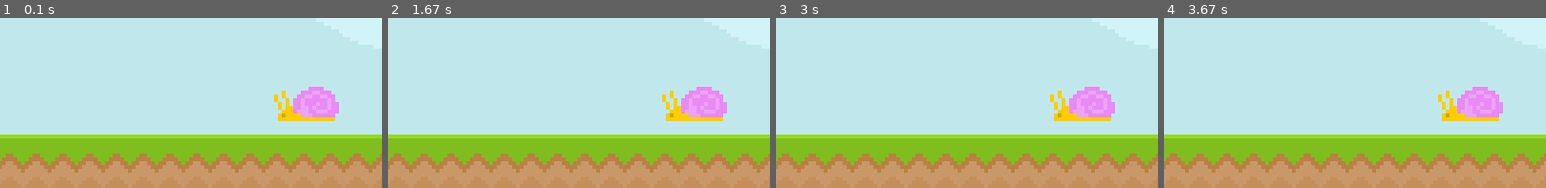
Above: before the commit, frames 1-4 (left to right).
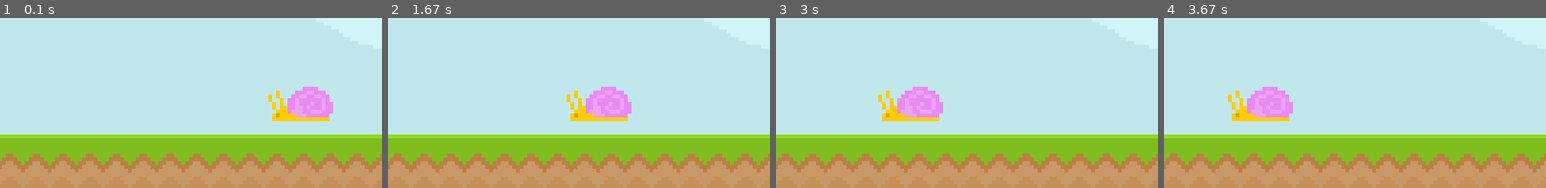
Above: after the commit, the same moments.

Repository: kalc1/Pygame-Test
Game: pygame game, started from Initial File.py
Same seed, same stepped clock (60 frames per second), same inputs: the game is played once before the commit and once after it.
Inputs:
- Up to frame 1 (0.1 s): no input
- Up to frame 2 (1.67 s): no input
- Up to frame 3 (3 s): no input
- Up to frame 4 (3.67 s): no input
The pictures show only the part of the screen within x 39-89%, y 38-88%; the shares and areas given below are measured in that part.

The runs differ from the first frame. In frame 1, 1.7% of the frame differs, in the area x 70-89%, y 40-61%; in frame 2, 5.0%, in the area x 46-89%, y 40-61%; in frame 3, 5.0%; in frame 4, 5.0%.

Commit message:
add animation so snail moves from right to left. use an if-statement to loop the animation

Diff:
--- a/Initial File.py
+++ b/Initial File.py
@@ -27,6 +27,9 @@
     screen.blit(sky_surface, (0,0))
     screen.blit(ground_surface, (0,300))
     screen.blit(text_surface, (300, 50))
+    snail_x_pos -= 1
+    if snail_x_pos < -100:
+        snail_x_pos = 800
     screen.blit(snail_surface, (snail_x_pos, 250))
 
     # update everything
